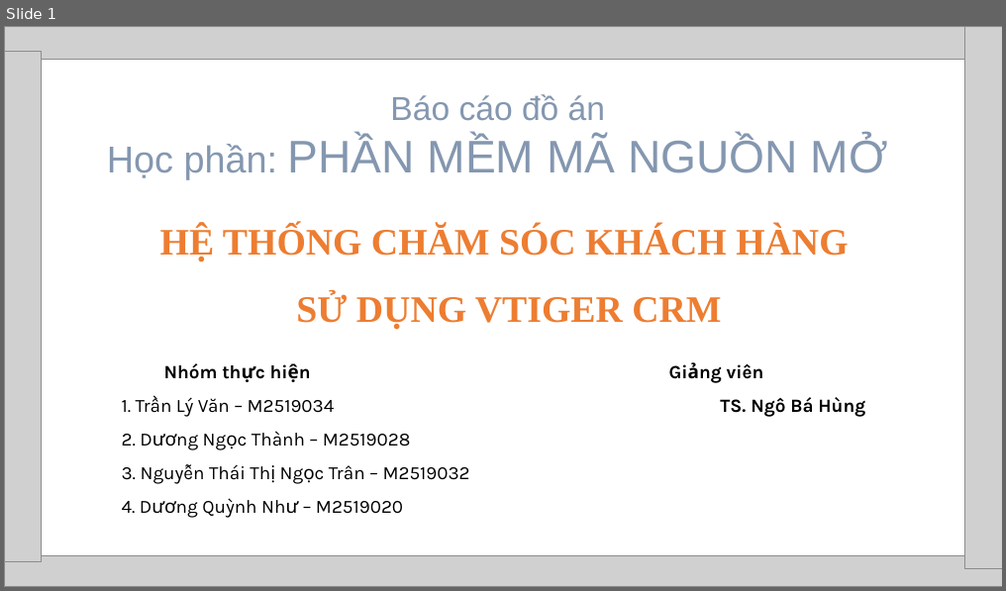
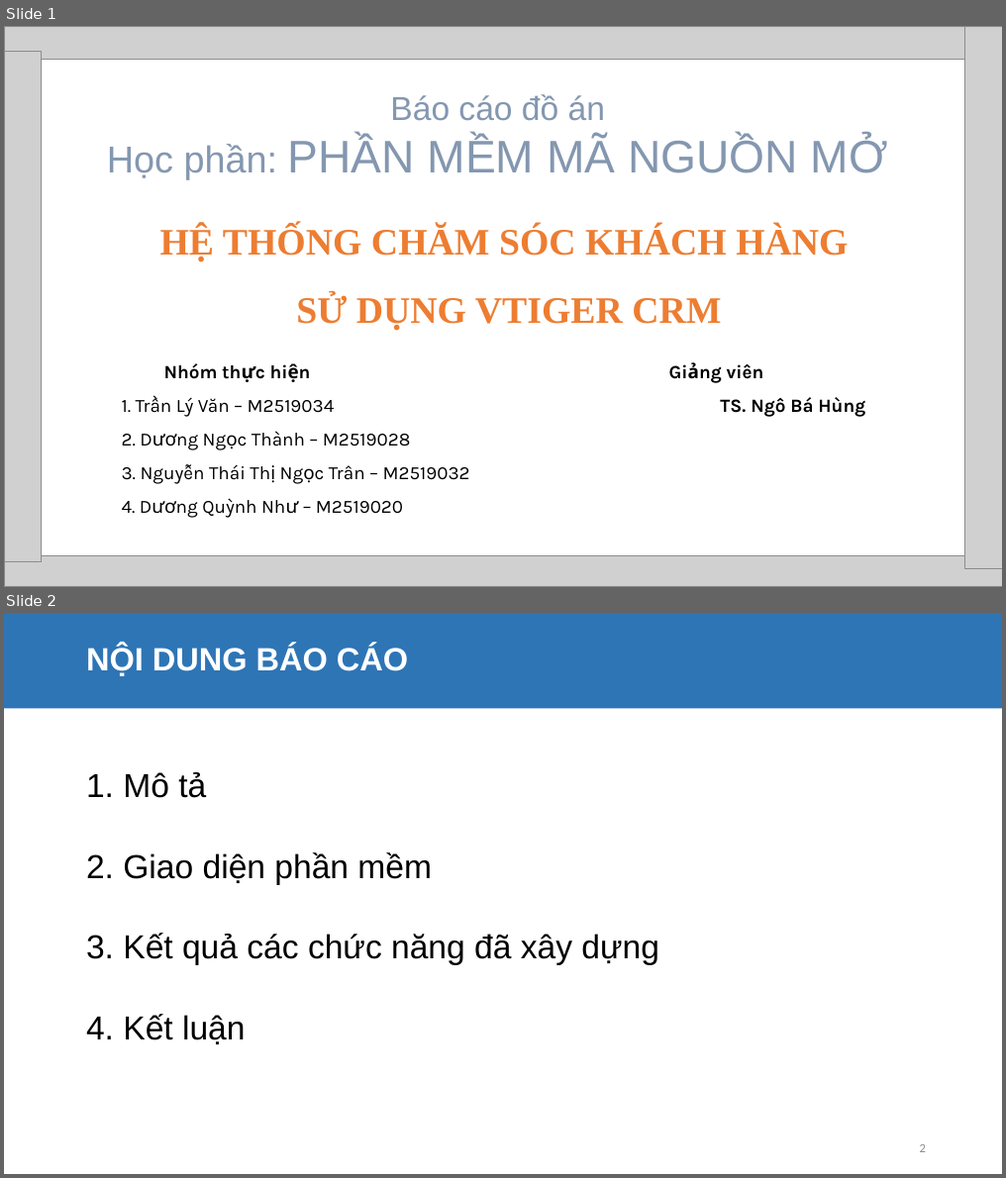
Before and after one commit to tranlyvan/CTH604_Nhom2_CRM, a slide deck: BaoCao/Bao cao Nhom (PMNM).pptx. Shown one above the other, each under a label of ours: slide 1 before the commit, slides 1 and 2 after it. The pictures are 1006x591 and 1006x1178 pixels, drawn with LibreOffice and Linux fonts; fonts in the diff are those of the drawing; grey boxes stand for pictures. Boxes give left, top, right and bottom in pixels: in the first picture for what was removed or moved away, otherwise in the second. Text is boxed around its words. In the diff, an @@ line names an element or a change of style, - is before the commit and + after.

```diff
--- a/BaoCao/Bao cao Nhom (PMNM).pptx
+++ b/BaoCao/Bao cao Nhom (PMNM).pptx
@@ slide 2 added at <box>4,613,1002,1174</box>, background #FFFFFF @@
@@ rectangle added at <box>4,613,1002,709</box>, fill #2E75B6, 31 pt, text #FFFFFF, bold @@
+NỘI DUNG BÁO CÁO
@@ text added at <box>86,772,206,798</box>, 32 pt, text #000000 @@
+1. Mô tả
@@ text added at <box>86,853,432,885</box>, 32 pt, text #000000 @@
+2. Giao diện phần mềm
@@ text added at <box>86,933,659,965</box>, 32 pt, text #000000 @@
+3. Kết quả các chức năng đã xây dựng
@@ text added at <box>86,1014,246,1045</box>, 32 pt, text #000000 @@
+4. Kết luận
@@ page number added at <box>920,1145,926,1153</box>, 12 pt, text #8B8B8B @@
+2
```
Also in this commit, not shown: 9 other slides added.
